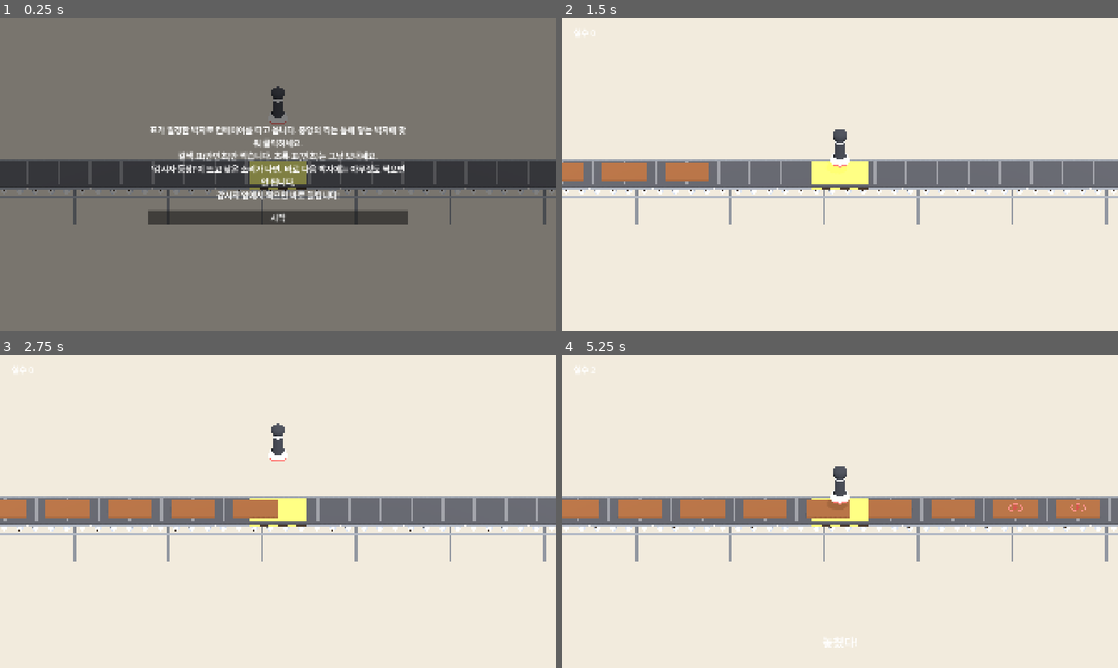
Above: before the commit, frames 1-4 (two rows, left to right).
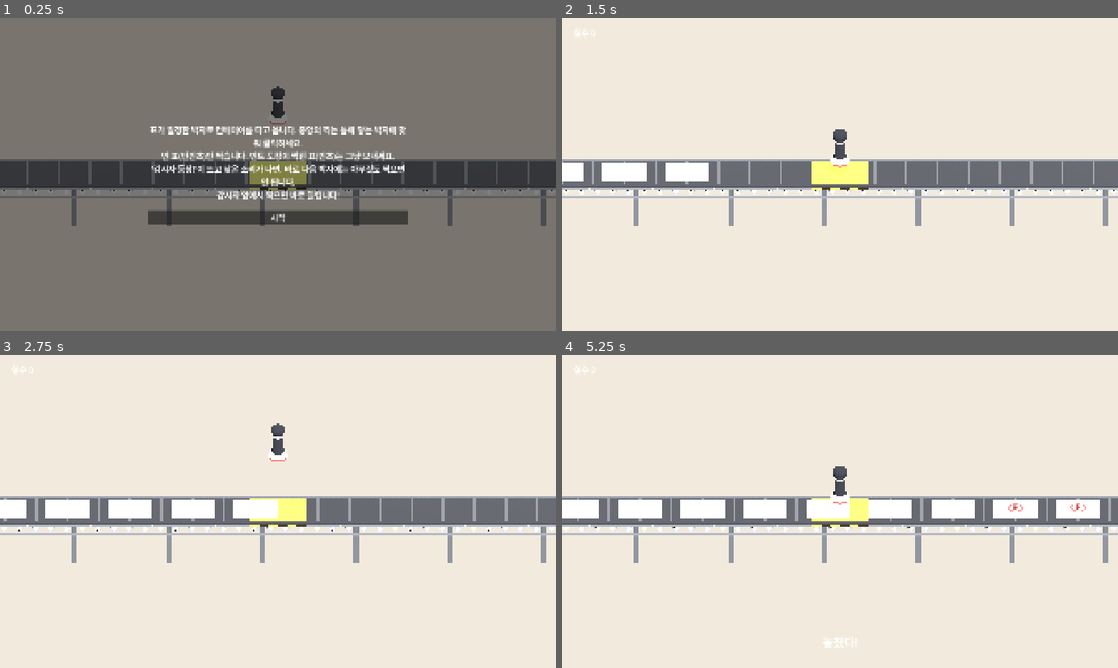
Above: after the commit, the same moments.

Repository: hahaha13791/mincho-game
Game: Godot game, scene res://minigames/piano_ballot/piano_ballot.tscn
Two runs of this game, one before a commit and one after it. Both use one fixed random seed, a clock stepped at 60 frames per second and the inputs below. This scene is started directly instead of the project's main scene.
Inputs (mouse positions are in pixels of both pictures, inside the frame that each line leads up to):
- Up to frame 1 (0.25 s): no input
- Up to frame 2 (1.5 s): click "시작" at 0.5 s; tap Enter at 1.25 s; move the mouse to (962, 158) at 1.27 s; click (962, 158) at 1.42 s
- Up to frame 3 (2.75 s): move the mouse to (166, 527) at 2.02 s; click (166, 527) at 2.17 s
- Up to frame 4 (5.25 s): move the mouse to (895, 442) at 2.77 s; click (895, 442) at 2.92 s; move the mouse to (812, 574) at 3.52 s; click (812, 574) at 3.67 s; move the mouse to (1006, 558) at 4.27 s; click (1006, 558) at 4.42 s; move the mouse to (673, 464) at 5.02 s; click (673, 464) at 5.17 s

The runs differ from the first frame. In frame 1, 0.9% of the frame differs, in the area x 12-99%, y 42-67%; in frame 2, 1.5%; in frame 3, 2.5%; in frame 4, 4.4%, in the area x 0-99%, y 46-67%.

Commit message:
feat(piano_ballot): 표를 흰 종이로, 민초 표는 민트 '卜' 도장으로 구분, 컨베이어 다리 굵게
- 반민초 표 = 빈 흰 종이, 민초 표 = 민트 도장이 미리 찍힌 흰 종이(자리·각도 조금씩 다름)
- StampMark.ink로 도장 색 지정
- 튜토리얼 문구·기획서 갱신

Co-Authored-By: Claude Opus 5.5 <noreply@anthropic.com>
Claude-Session: https://claude.ai/code/session_01Vwi6rniWjHWN2EhyiYoRbx

Diff:
--- a/minigames/piano_ballot/piano_ballot.gd
+++ b/minigames/piano_ballot/piano_ballot.gd
@@ -1,5 +1,5 @@
 extends Node3D
-## 피아노표(id: piano_ballot). 컨베이어로 일정한 박자로 오는 표 중 반민초(갈색) 표만 박자에 맞춰 찍는다.
+## 피아노표(id: piano_ballot). 컨베이어로 일정한 박자로 오는 표 중 반민초 표(빈 흰 종이)만 박자에 맞춰 찍는다. 민초 표는 민트 도장이 미리 찍혀 있다.
 ## 감시자는 한 박자 전에 소리와 화면으로 예고하며, 그 박자에 찍으면 적발. 클릭 = 찍기.
 
 enum State { TUTORIAL, PLAYING, ENDED }
@@ -13,7 +13,7 @@
 const SPACING: float = 2.0 # 박자당 표 사이 거리
 const STAMPER_REST_Y: float = 2.5
 const STAMPER_PRESS_Y: float = 0.5
-const TUTORIAL_TEXT: String = "표가 일정한 박자로 컨베이어를 타고 옵니다. 중앙의 찍는 틀에 닿는 박자에 맞춰 클릭하세요.\n갈색 표(반민초)만 찍습니다. 초록 표(민초)는 그냥 보내세요.\n'감시자 등장!'이 뜨고 낮은 소리가 나면, 바로 다음 박자에는 아무것도 찍으면 안 됩니다.\n감시자 앞에서 찍으면 바로 들킵니다!"
+const TUTORIAL_TEXT: String = "표가 일정한 박자로 컨베이어를 타고 옵니다. 중앙의 찍는 틀에 닿는 박자에 맞춰 클릭하세요.\n빈 표(반민초)만 찍습니다. 민트 도장이 찍힌 표(민초)는 그냥 보내세요.\n'감시자 등장!'이 뜨고 낮은 소리가 나면, 바로 다음 박자에는 아무것도 찍으면 안 됩니다.\n감시자 앞에서 찍으면 바로 들킵니다!"
 
 @export var id: StringName = &"piano_ballot"
 
@@ -56,7 +56,14 @@
 	_resolved.resize(_beats.size())
 	_resolved.fill(false)
 	for beat in _beats:
-		var b: MeshInstance3D = _box(Vector3(1.4, 0.06, 1.0), PALETTE.anti_mincho if beat["anti"] else PALETTE.mincho)
+		var b: MeshInstance3D = _box(Vector3(1.4, 0.06, 1.0), PALETTE.paper)
+		if not beat["anti"]: # 민초 표: 민트 도장이 손으로 찍은 듯 조금씩 다른 자리·각도로
+			var vote: Node3D = STAMP_MARK.instantiate()
+			vote.ink = PALETTE.mincho.darkened(0.2) # 흰 종이 위에서 잘 보이게
+			vote.scale = Vector3.ONE * 1.3
+			vote.position = Vector3(randf_range(-0.3, 0.3), 0.035, randf_range(-0.15, 0.15))
+			vote.rotation.y = randf_range(-0.4, 0.4)
+			b.add_child(vote)
 		b.position = Vector3(-100.0, 0.1, 0.0)
 		add_child(b)
 		_ballots.append(b)
--- a/minigames/piano_ballot/props/conveyor.gd
+++ b/minigames/piano_ballot/props/conveyor.gd
@@ -52,8 +52,8 @@
 	var lx: float = -LENGTH / 2.0 + LEG_GAP / 2.0
 	while lx < LENGTH / 2.0:
 		for side in [1.0, -1.0]:
-			_add(Vector3(0.08, 1.0, 0.08), Vector3(lx, ROLLER_Y - ROLLER_R - 0.6, side * (front + 0.1)), PALETTE.iron.darkened(0.35))
-		_add(Vector3(0.06, 0.06, WIDTH + 0.2), Vector3(lx, -0.95, 0), PALETTE.iron.darkened(0.35))
+			_add(Vector3(0.18, 1.0, 0.18), Vector3(lx, ROLLER_Y - ROLLER_R - 0.6, side * (front + 0.1)), PALETTE.iron.darkened(0.35))
+		_add(Vector3(0.12, 0.12, WIDTH + 0.2), Vector3(lx, -0.95, 0), PALETTE.iron.darkened(0.35))
 		lx += LEG_GAP
 
 	# 찍는 자리 표시: 앞쪽 윗 띠에 노랑·검정 경고 줄무늬
--- a/minigames/piano_ballot/props/stamp_mark.gd
+++ b/minigames/piano_ballot/props/stamp_mark.gd
@@ -1,13 +1,15 @@
 extends Node3D
-## 표에 찍힌 기표 자국: 동그라미 안의 '卜'. 인주색.
+## 표에 찍힌 기표 자국: 동그라미 안의 '卜'. ink는 add_child 전에 정한다(기본 인주색).
 
 const PALETTE: Palette = preload("res://common/style/palette.tres")
+
+var ink: Color = PALETTE.danger
 
 
 func _ready() -> void:
 	var mat: StandardMaterial3D = StandardMaterial3D.new()
-	mat.albedo_color = PALETTE.danger
+	mat.albedo_color = ink
 	$Ring.material_override = mat
 	$Glyph.rotation.x = -PI / 2.0 # 눕혀서 위를 보게. 글자 위쪽이 화면 위(-z)
-	$Glyph.modulate = PALETTE.danger
-	$Glyph.outline_modulate = PALETTE.danger
+	$Glyph.modulate = ink
+	$Glyph.outline_modulate = ink
Not shown, changed: docs/기획서.md
